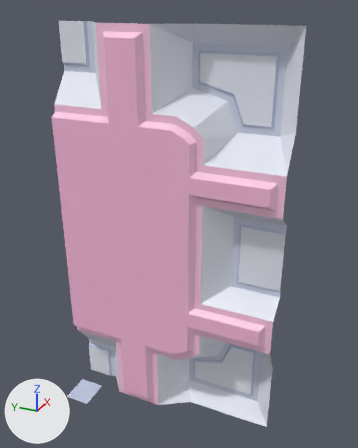
An edit to the FBX model Users/Jardene/Wall_Pieces/WallPanel_EndLeft.fbx, drawn before and after from the same camera.
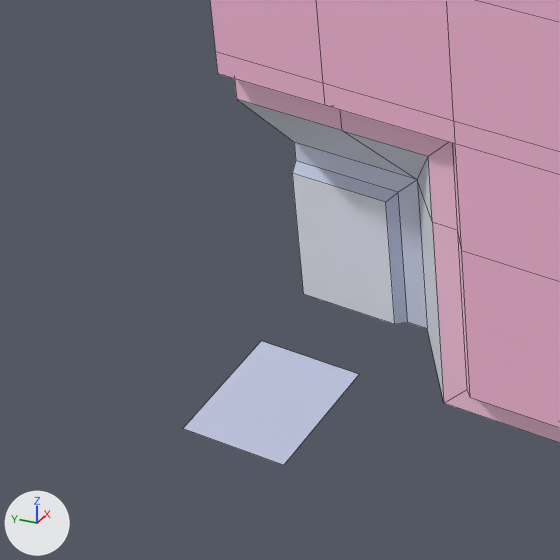
There are two pictures of each version: one whole from a 50 mm camera at (-3.13, -2.69, 3.77) aimed at (0.43, -1.08, 1.99), one close up on the part from 8% to 40% of the width and 69% to 95% of the height. Every picture has the same lights, and +X, +Y and +Z are marked at lower left. The close-ups show mesh edges as thin lines. Where no turn or scale is listed for an object, it has been applied to the vertices.

Names of what the first close-up shows: 'EndPanelLeft1'.
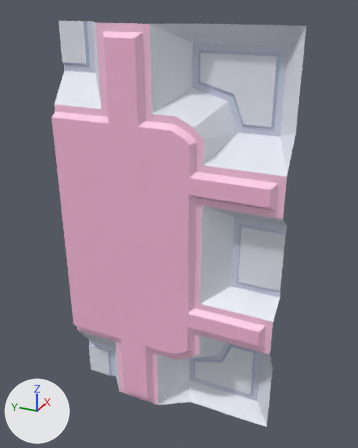
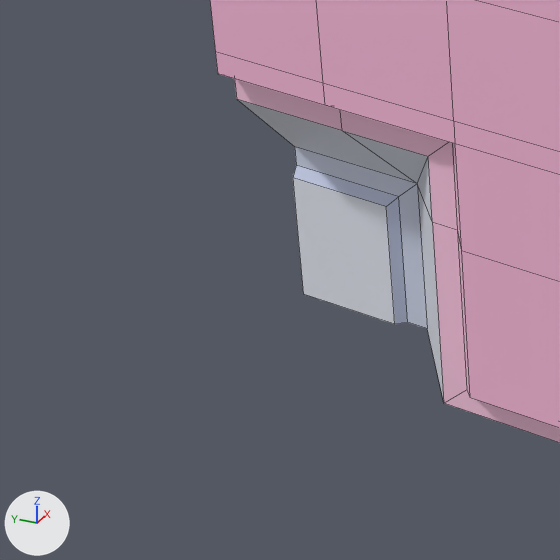
What differs and where, as boxes [x1, y1, x2, y2] in the close-ups (560 x 560 px; the box of a moved part takes in the faces that stretch with it):
'EndPanelLeft1', reshaped: before [183, 0, 560, 465]; after [210, 0, 560, 443]
part 1 of me_mesh, deleted: before [183, 341, 359, 465]
part 2 of me_mesh, moved or reshaped: [237, 99, 444, 401] in both

The change in detail:
me_mesh is used by ob_endpanelleft1; location (0.0, 0.0, 0.0).
Verts and faces of me_mesh; kept vertices keep their numbers, new ones are numbered from 226.
Before the commit, vertices of me_mesh: 15 (0.47, -0.31, 0.41) at pixel (417, 179), 175 (0.47, -0.26, 0.36) at pixel (398, 192), 195 (0.45, -0.24, 0.34) at pixel (385, 202), 213 (0.47, 0.0, 0.41) at pixel (294, 142), 214 (0.47, 0.0, 0.36) at pixel (295, 160).
Before the commit, vertices of me_mesh: 215 (0.45, 0.0, 0.34) at pixel (292, 173).
me_mesh had 226 vertices, 208 faces and spanned x 0.0..0.6, y -2.0..0.0, z 0.0..3.6.
me_mesh now has 222 vertices, 207 faces and spans x 0.24..0.6, y -2.0..0.0, z 0.0..3.6.
me_mesh part 1: the loose piece of 4 vertices spanning x 0.0..0.29, y -0.25..0.0, z 0.0 is deleted.
Part 2, on me_mesh:
Vertices 15, 175, 213, 214 move by (0.0, 0.0, -0.01).
Vertex 195 moves to (0.45, -0.24, 0.32), pixel (386, 206).
Vertex 215 moves to (0.45, 0.0, 0.32), pixel (292, 177).
